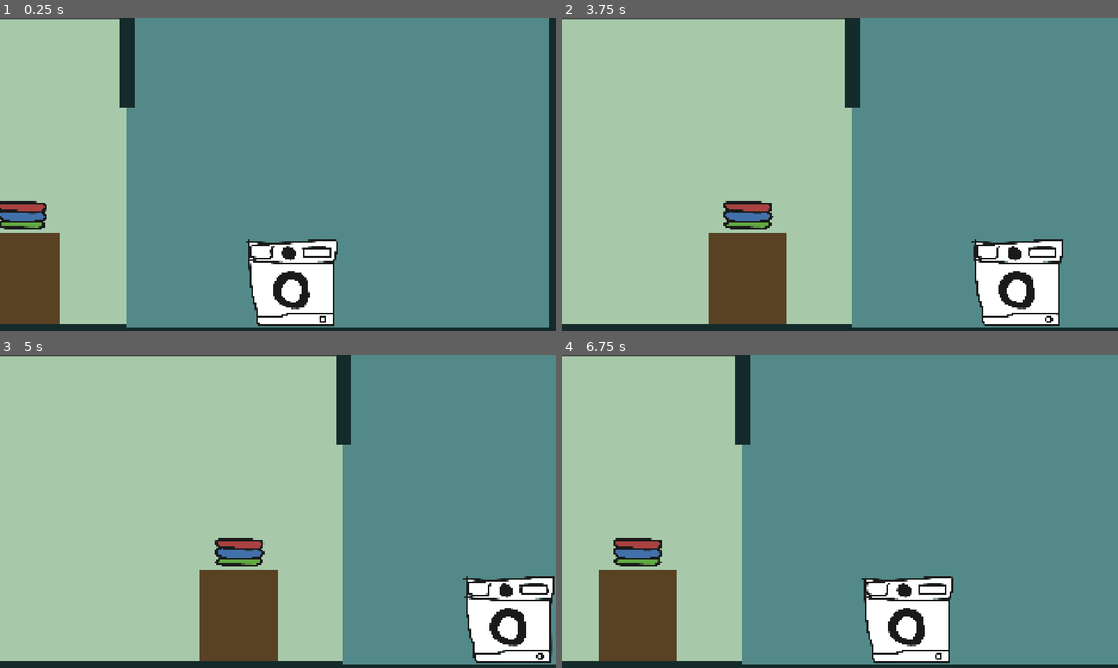
Above: before the commit, frames 1-4 (two rows, left to right).
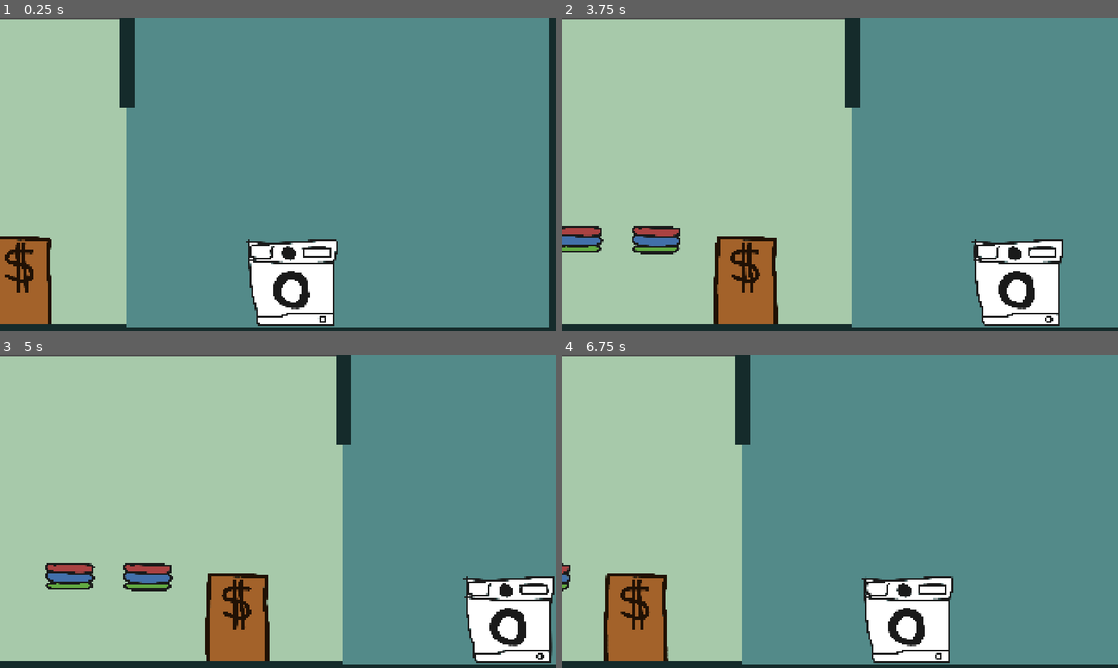
Above: after the commit, the same moments.

Repository: Scalamando/unslopping-machine
Game: Godot game, scene res://scenes/main.tscn
The game is run twice, just before and just after one commit, with the same random seed, the same clock (stepped at 60 frames per second) and the same inputs.
Inputs (mouse positions are in pixels of both pictures, inside the frame that each line leads up to):
- Up to frame 1 (0.25 s): no input
- Up to frame 2 (3.75 s): tap Enter at 0.5, 2, 3.5 s; drag from (584, 215) to (851, 284) at 0.52 s; tap Space at 1.25, 2.75 s; drag from (728, 190) to (584, 215) at 1.27 s; move the mouse to (895, 105) at 2.02 s; hold E (move_right_room) 2.03-2.75 s; click (895, 105) at 2.1 s; drag from (812, 237) to (673, 127) at 2.77 s; move the mouse to (1006, 221) at 3.52 s; hold Q (move_left_room) from 3.53 s (still down); click (1006, 221) at 3.6 s
- Up to frame 3 (5 s): release Q (move_left_room) at 4.25 s; drag from (111, 464) to (194, 433) at 4.27 s
- Up to frame 4 (6.75 s): move the mouse to (867, 511) at 5.02 s; hold Q (move_left_room) 5.03-5.75 s; click (867, 511) at 5.1 s; tap Space at 5.75 s; drag from (756, 433) to (801, 552) at 5.77 s; move the mouse to (962, 495) at 6.52 s; hold E (move_right_room) from 6.53 s (still down); click (962, 495) at 6.6 s

The runs differ from the first frame. In frame 1, 3.8% of the frame differs, in the area x 0-11%, y 58-98%; in frame 2, 6.2%; in frame 3, 6.3%, in the area x 8-50%, y 58-98%; in frame 4, 4.9%.

Commit message:
feat: add tresen

Diff:
--- a/scenes/main.tscn
+++ b/scenes/main.tscn
@@ -22,9 +22,13 @@
 cameraPosLeftRoom = Vector2(-750, 0)
 
 [node name="MainUI" parent="Camera2D" unique_id=1842875158 instance=ExtResource("1_o5qli")]
+mouse_filter = 1
 
 [node name="Cloth" parent="." unique_id=838017900 instance=ExtResource("7_o6xl0")]
-position = Vector2(-883, 141)
+position = Vector2(-1200, 226)
+
+[node name="Cloth2" parent="." unique_id=406249680 instance=ExtResource("7_o6xl0")]
+position = Vector2(-1469, 224)
 
 [node name="WaschingMachine" parent="." unique_id=1667756517 instance=ExtResource("6_tefeu")]
 position = Vector2(46, 375)
--- a/scenes/reception.tscn
+++ b/scenes/reception.tscn
@@ -1,4 +1,6 @@
 [gd_scene format=3 uid="uid://wjafvpjq5ntv"]
+
+[ext_resource type="PackedScene" uid="uid://dnhqo1hwn6jpe" path="res://scenes/tresen.tscn" id="1_hcyh5"]
 
 [node name="Reception" type="Node2D" unique_id=1964710212]
 
@@ -10,14 +12,6 @@
 mouse_filter = 2
 color = Color(0.65378743, 0.7867861, 0.66864306, 1)
 
-[node name="Desk" type="ColorRect" parent="." unique_id=444318651]
-offset_left = -126.0
-offset_top = 199.0
-offset_right = 142.0
-offset_bottom = 537.0
-mouse_filter = 2
-color = Color(0.34963936, 0.2530643, 0.13660088, 1)
-
 [node name="Floor" type="ColorRect" parent="." unique_id=734092252]
 offset_left = -830.0
 offset_top = 519.0
@@ -25,3 +19,6 @@
 offset_bottom = 551.0
 mouse_filter = 2
 color = Color(0.08235294, 0.16862746, 0.16862746, 1)
+
+[node name="Tresen" parent="." unique_id=1285519101 instance=ExtResource("1_hcyh5")]
+position = Vector2(3, 519)
--- /dev/null
+++ b/scenes/tresen.tscn
@@ -0,0 +1,36 @@
+[gd_scene format=3 uid="uid://dnhqo1hwn6jpe"]
+
+[ext_resource type="Texture2D" uid="uid://dssfjuxlm4d0y" path="res://assets/tresen.png" id="1_uuk3e"]
+[ext_resource type="Script" uid="uid://nj1hdjl1vob2" path="res://addons/drag_and_drop/scripts/drop_zone.gd" id="2_7ualo"]
+[ext_resource type="Script" uid="uid://b5wqxyc42r5u" path="res://addons/drag_and_drop/resources/drop_behaviors/drop_behavior_reject.gd" id="3_8w7rg"]
+[ext_resource type="Script" uid="uid://djdmnemxrx7bg" path="res://addons/drag_and_drop/resources/draggable_types/draggable_type.gd" id="4_hukpr"]
+
+[sub_resource type="RectangleShape2D" id="RectangleShape2D_rcsmu"]
+size = Vector2(229, 433)
+
+[sub_resource type="Resource" id="Resource_0iswh"]
+script = ExtResource("3_8w7rg")
+
+[sub_resource type="Resource" id="Resource_g3410"]
+script = ExtResource("4_hukpr")
+
+[node name="Tresen" type="Area2D" unique_id=1285519101]
+
+[node name="CollisionShape2D" type="CollisionShape2D" parent="." unique_id=1345797470]
+position = Vector2(0.5, -217.5)
+shape = SubResource("RectangleShape2D_rcsmu")
+
+[node name="Sprite2D" type="Sprite2D" parent="." unique_id=1102692665]
+position = Vector2(0, -155)
+scale = Vector2(0.25, 0.25)
+texture = ExtResource("1_uuk3e")
+
+[node name="DropZone" type="Node2D" parent="." unique_id=172992097 node_paths=PackedStringArray("attach_spot")]
+script = ExtResource("2_7ualo")
+attach_spot = NodePath("..")
+drop_behavior = SubResource("Resource_0iswh")
+accepted_draggable_types = Array[ExtResource("4_hukpr")]([SubResource("Resource_g3410")])
+metadata/_custom_type_script = "uid://nj1hdjl1vob2"
+
+[node name="ClothAttachPoint" type="Marker2D" parent="DropZone" unique_id=187660227]
+position = Vector2(1, -359)
Binary file added: assets/tresen.png
Not shown, added: assets/tresen.png.import
